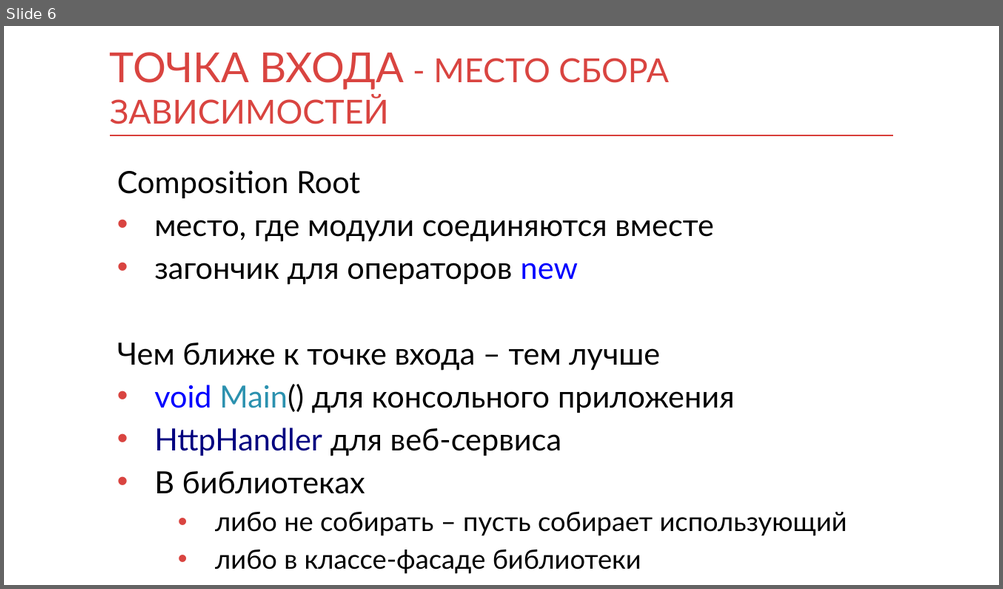
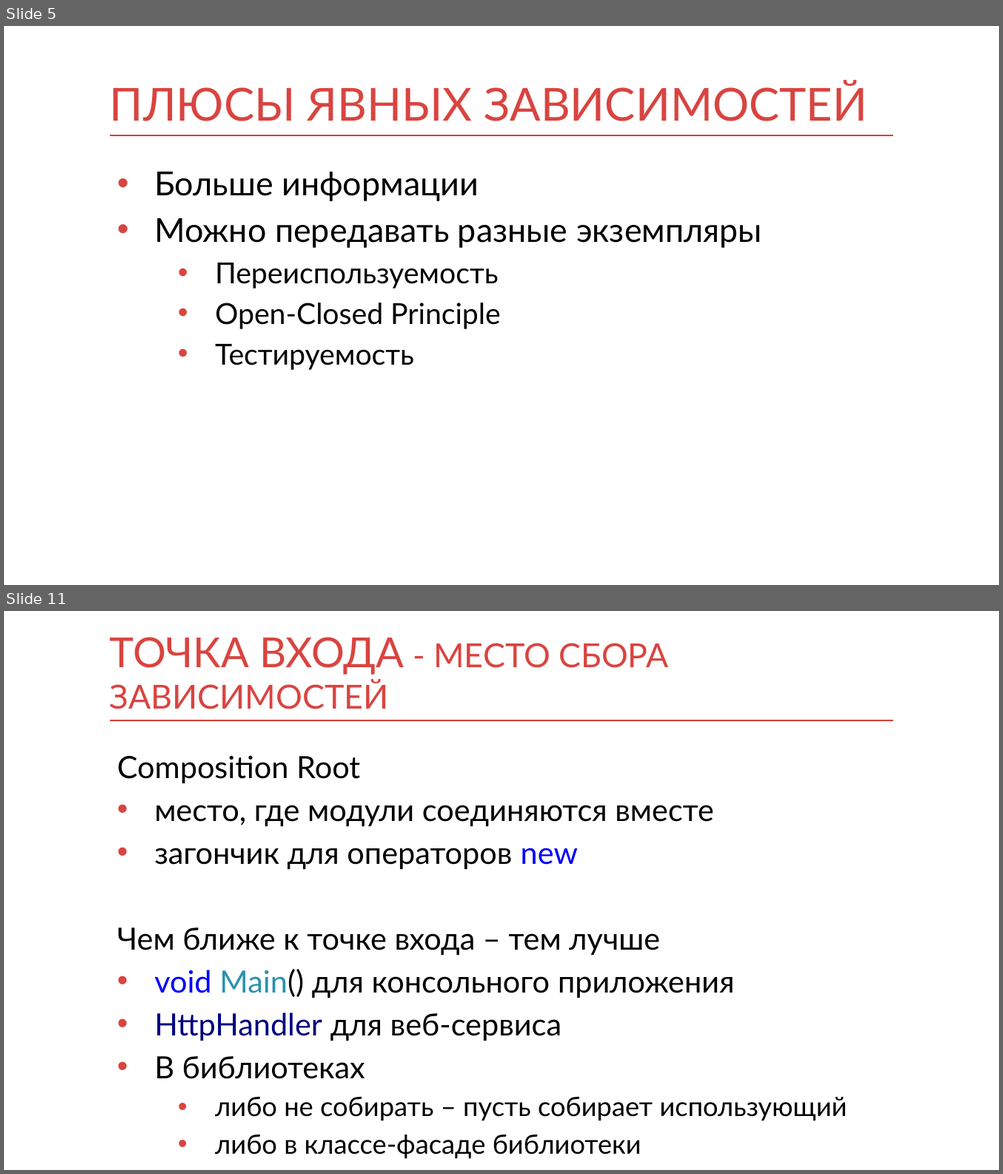
Before and after one commit to kontur-courses/di, a slide deck: di.pptx. Shown one above the other, each under a label of ours: slide 6 before the commit, slides 5 and 11 after it; the slides between them are not shown. The pictures are 1003x589 and 1003x1174 pixels, drawn with LibreOffice and Linux fonts; fonts in the diff are those of the drawing. Boxes give left, top, right and bottom in pixels: in the first picture for what was removed or moved away, otherwise in the second. Text is boxed around its words. In the diff, an @@ line names an element or a change of style, - is before the commit and + after.

```diff
--- a/di.pptx
+++ b/di.pptx
@@ slide 5 added at [4, 26, 999, 585], background #FFFFFF; not listed: 1 template element that a slide beside it also shows @@
@@ title added at [110, 82, 867, 121], 44 pt, text #D94440 @@
+ПЛЮСЫ ЯВНЫХ ЗАВИСИМОСТЕЙ
@@ text added at [154, 172, 762, 370], 28 pt, text #000000 @@
+• Больше информации
+• Можно передавать разные экземпляры
+  • Переиспользуемость
+  • Open-Closed Principle
+  • Тестируемость
@@ what was slide 6 is now slide 11 @@
```
Also in this commit, not shown: 8 slides changed, 13 other slides added.
